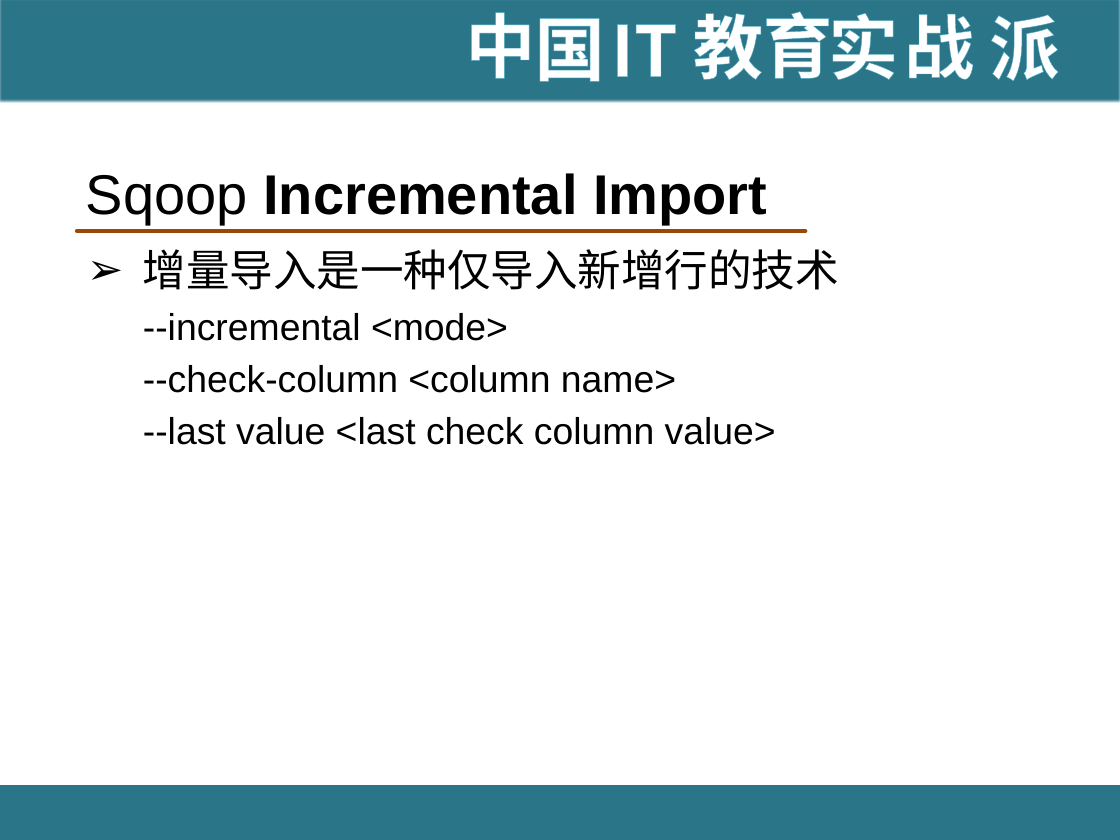
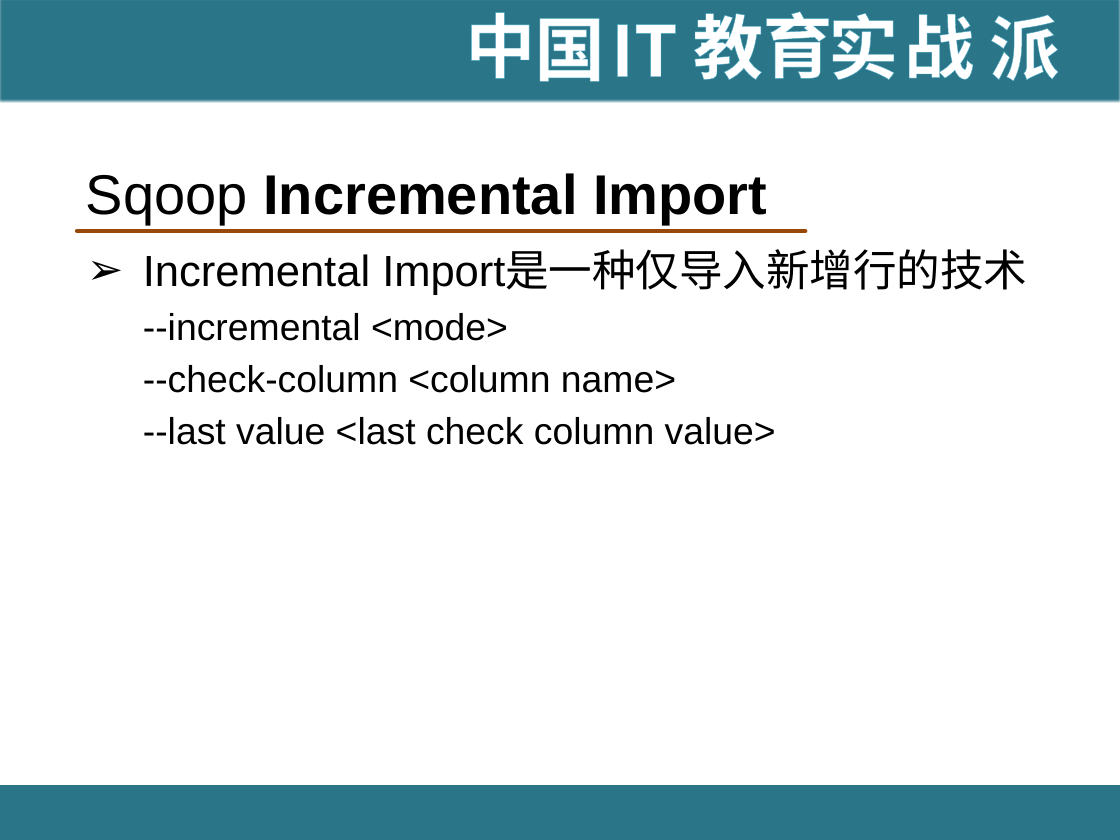
Before and after one commit to hanningxiao/BigData, a slide deck: slide 33 of [IT18掌www.it18zhang.com]Sqoop.pptx (slide 23 before the commit). Drawn at 1120x840 pixels with LibreOffice and Linux fonts; fonts in the diff are those of the drawing; background and template pictures are left out. Boxes give left, top, right and bottom in pixels: in the first picture for what was removed or moved away, otherwise in the second. Text is boxed around its words. In the diff, an @@ line names an element or a change of style, - is before the commit and + after.

Commit message:
update sqoop

```diff
--- a/[IT18掌www.it18zhang.com]Sqoop.pptx
+++ b/[IT18掌www.it18zhang.com]Sqoop.pptx
@@ text at [143, 251, 1027, 295]: text changed @@
-➢ 增量导入是一种仅导入新增行的技术
+➢ Incremental Import是一种仅导入新增行的技术
```
Also in this commit, not shown: 2 other slides changed, 26 slides added.
